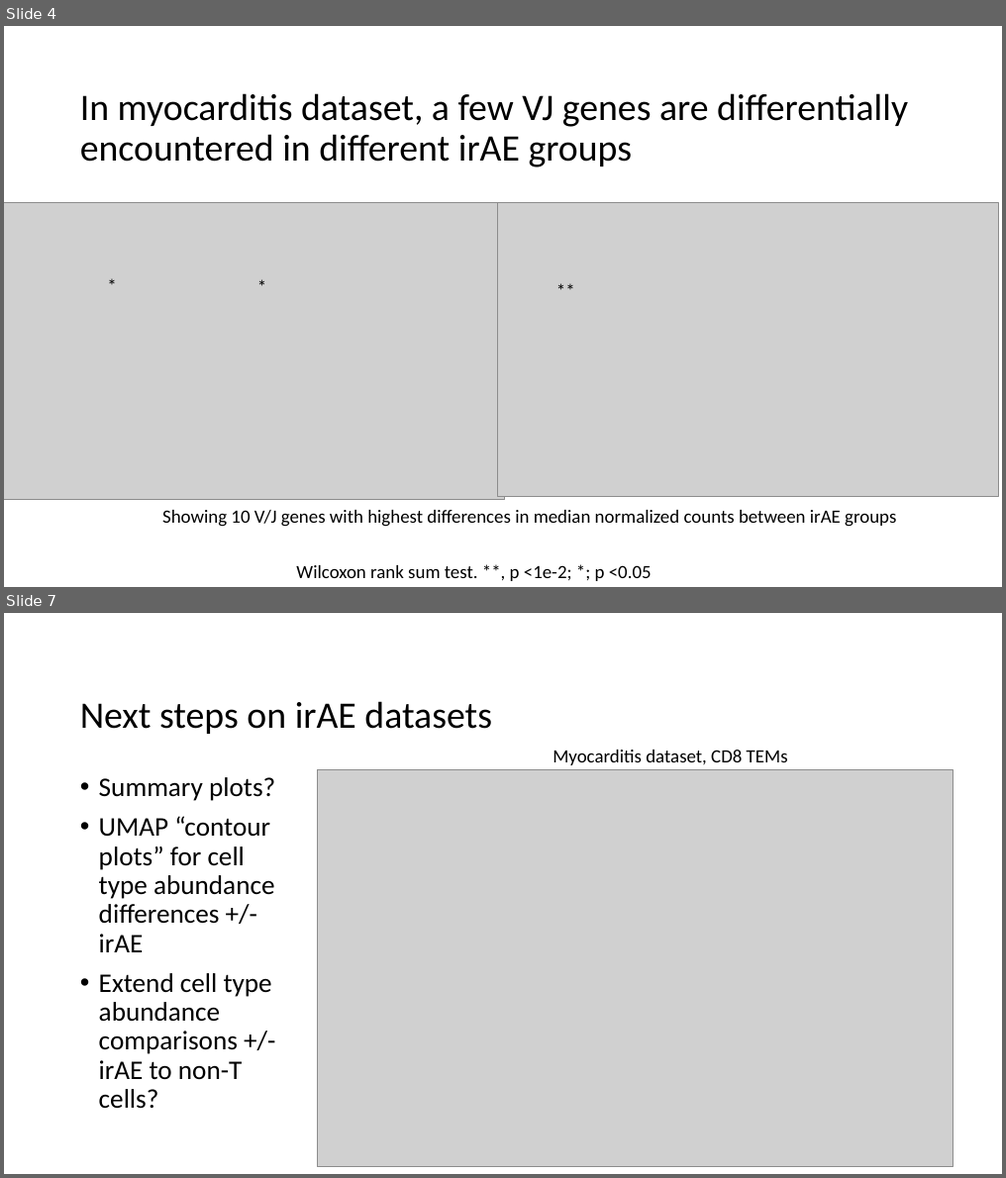
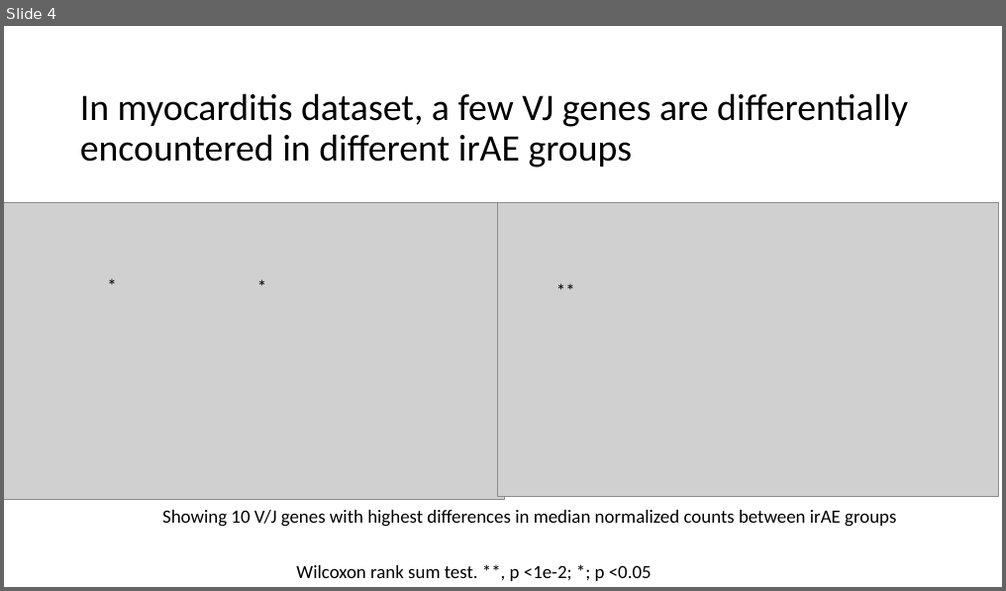
Before and after one commit to tybottorff/bottorffdocs, a slide deck: linsley_postdoc/presentations/weekly_meetings/1_11_24.pptx. Shown one above the other, each under a label of ours: slides 4 and 7 before the commit, slide 4 after it; the slides between them are not shown. The pictures are 1006x1178 and 1006x591 pixels, drawn with LibreOffice and Linux fonts; fonts in the diff are those of the drawing; grey boxes stand for pictures. Boxes give left, top, right and bottom in pixels: in the first picture for what was removed or moved away, otherwise in the second. Text is boxed around its words. In the diff, an @@ line names an element or a change of style, - is before the commit and + after.

```diff
--- a/linsley_postdoc/presentations/weekly_meetings/1_11_24.pptx
+++ b/linsley_postdoc/presentations/weekly_meetings/1_11_24.pptx
@@ slide 7 removed at [4, 613, 1002, 1174], background #FFFFFF @@
@@ title removed at [80, 701, 492, 734] @@
-Next steps on irAE datasets
@@ text removed at [552, 750, 788, 765] @@
-Myocarditis dataset, CD8 TEMs
@@ text removed at [99, 777, 275, 1109] @@
-• Summary plots?
-• UMAP “contour plots” for cell type abundance differences +/- irAE
-• Extend cell type abundance comparisons +/- irAE to non-T cells?
@@ picture removed at [317, 770, 953, 1167] @@
```
Also in this commit, not shown: 2 slides changed, 4 slides added, 13 other slides removed, 2 other files.
